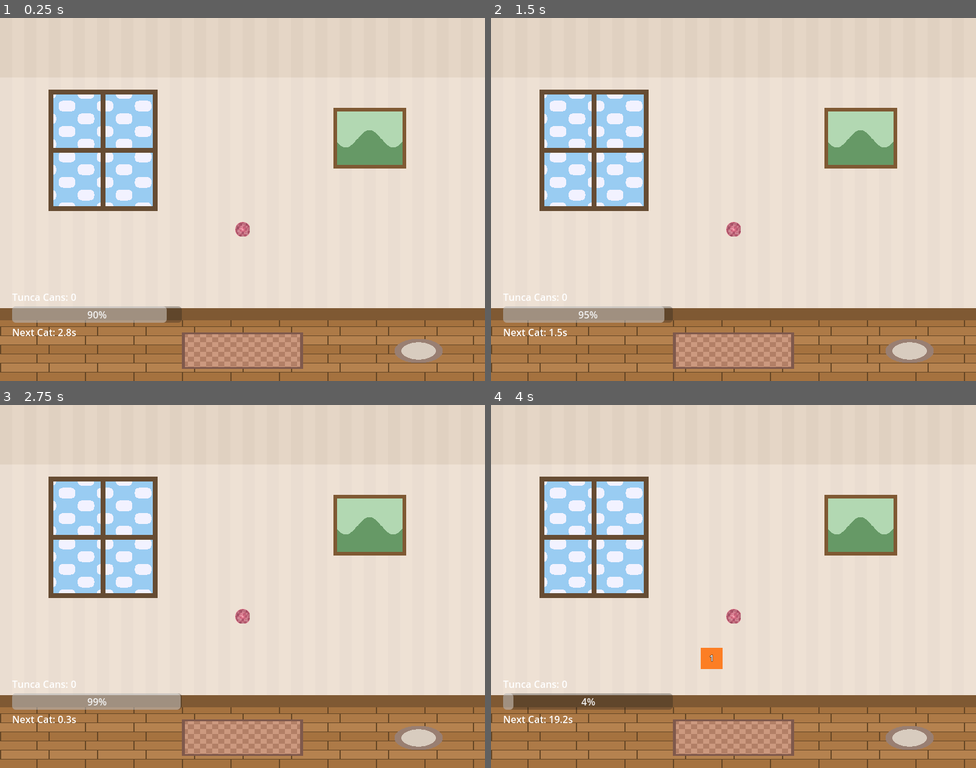
Above: before the commit, frames 1-4 (two rows, left to right).
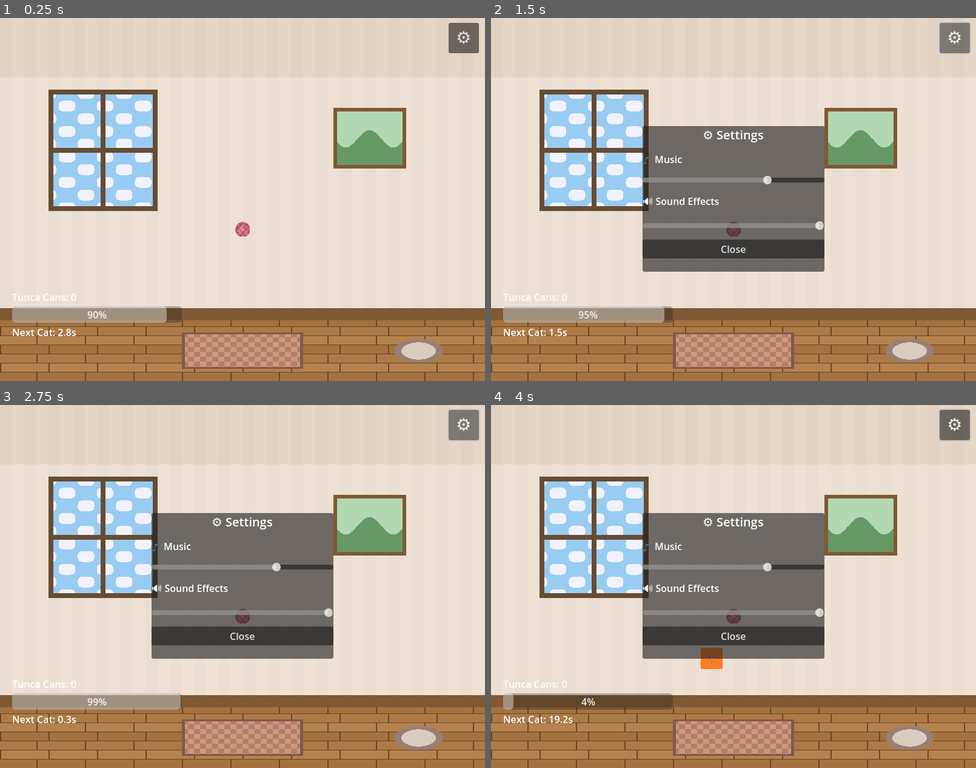
Above: after the commit, the same moments.

Repository: Calicorio/cat-fusion
Game: Godot game, scene res://main.tscn
The game is run twice, just before and just after one commit, with the same random seed, the same clock (stepped at 60 frames per second) and the same inputs.
Inputs (mouse positions are in pixels of both pictures, inside the frame that each line leads up to):
- Up to frame 1 (0.25 s): no input
- Up to frame 2 (1.5 s): click (956, 39) at 0.5 s, where only the run after the commit has a clickable "⚙"; click (956, 39) at 1.25 s, where only the run after the commit has a clickable "⚙"
- Up to frame 3 (2.75 s): click (465, 426) at 2 s, where only the run after the commit has a clickable "⚙"
- Up to frame 4 (4 s): tap Enter at 2.75 s; move the mouse to (840, 568) at 2.77 s; click (840, 568) at 2.92 s; drag from (636, 640) to (709, 659) at 3.52 s

The runs differ from the first frame. In frame 1, 0.5% of the frame differs, in the area x 92-99%, y 1-10%; in frame 2, 16%; in frame 3, 16%; in frame 4, 16%, in the area x 31-99%, y 1-70%.

Commit message:
settings icon and menu

Diff:
--- a/main.tscn
+++ b/main.tscn
@@ -52,6 +52,65 @@
 text = ""
 modulate = Color(1, 1, 0, 1)
 
+[node name="SettingsButton" type="Button" parent="UI/GameHUD"]
+layout_mode = 1
+anchors_preset = 1
+anchor_left = 1.0
+anchor_right = 1.0
+offset_left = -60.0
+offset_top = 10.0
+offset_right = -10.0
+offset_bottom = 60.0
+theme_override_font_sizes/font_size = 28
+text = "⚙"
+
+[node name="SettingsPanel" type="PanelContainer" parent="UI/GameHUD"]
+visible = false
+layout_mode = 1
+anchors_preset = 8
+anchor_left = 0.5
+anchor_top = 0.5
+anchor_right = 0.5
+anchor_bottom = 0.5
+offset_left = -150.0
+offset_top = -120.0
+offset_right = 150.0
+offset_bottom = 120.0
+
+[node name="VBox" type="VBoxContainer" parent="UI/GameHUD/SettingsPanel"]
+layout_mode = 2
+theme_override_constants/separation = 15
+
+[node name="Title" type="Label" parent="UI/GameHUD/SettingsPanel/VBox"]
+layout_mode = 2
+theme_override_font_sizes/font_size = 20
+text = "⚙ Settings"
+horizontal_alignment = 1
+
+[node name="MusicLabel" type="Label" parent="UI/GameHUD/SettingsPanel/VBox"]
+layout_mode = 2
+text = "🎵 Music"
+
+[node name="MusicSlider" type="HSlider" parent="UI/GameHUD/SettingsPanel/VBox"]
+layout_mode = 2
+min_value = 0.0
+max_value = 100.0
+value = 70.0
+
+[node name="SFXLabel" type="Label" parent="UI/GameHUD/SettingsPanel/VBox"]
+layout_mode = 2
+text = "🔊 Sound Effects"
+
+[node name="SFXSlider" type="HSlider" parent="UI/GameHUD/SettingsPanel/VBox"]
+layout_mode = 2
+min_value = 0.0
+max_value = 100.0
+value = 100.0
+
+[node name="CloseButton" type="Button" parent="UI/GameHUD/SettingsPanel/VBox"]
+layout_mode = 2
+text = "Close"
+
 [node name="SaveTimer" type="Timer" parent="."]
 wait_time = 30.0
 autostart = true
--- a/main_game.gd
+++ b/main_game.gd
@@ -10,6 +10,13 @@
 @onready var spawn_progress: ProgressBar = $UI/GameHUD/VBox/SpawnProgress
 @onready var spawn_timer_label: Label = $UI/GameHUD/VBox/SpawnTimerLabel
 @onready var info_label: Label = $UI/GameHUD/VBox/InfoLabel
+
+# Settings UI
+@onready var settings_button: Button = $UI/GameHUD/SettingsButton
+@onready var settings_panel: PanelContainer = $UI/GameHUD/SettingsPanel
+@onready var music_slider: HSlider = $UI/GameHUD/SettingsPanel/VBox/MusicSlider
+@onready var sfx_slider: HSlider = $UI/GameHUD/SettingsPanel/VBox/SFXSlider
+@onready var close_button: Button = $UI/GameHUD/SettingsPanel/VBox/CloseButton
 
 var room_bounds: Rect2 = Rect2(50, 100, 700, 400)
 var room_ball: Node2D = null
@@ -202,6 +209,16 @@
 	GameManager.currency_changed.connect(_on_currency_changed)
 	GameManager.spawn_timer_updated.connect(_on_spawn_timer_updated)
 	GameManager.fusion_completed.connect(_on_fusion_completed)
+
+	# Settings UI
+	settings_button.pressed.connect(_on_settings_button_pressed)
+	close_button.pressed.connect(_on_close_settings_pressed)
+	music_slider.value_changed.connect(_on_music_slider_changed)
+	sfx_slider.value_changed.connect(_on_sfx_slider_changed)
+
+	# Initialize sliders with current AudioManager values
+	music_slider.value = AudioManager.music_volume * 100
+	sfx_slider.value = AudioManager.sfx_volume * 100
 
 func start_first_spawn():
 	# Start the first spawn timer
@@ -317,3 +334,19 @@
 			return Color.HOT_PINK
 		_:
 			return Color.WHITE
+
+# --- Settings UI ---
+
+func _on_settings_button_pressed():
+	settings_panel.visible = true
+	AudioManager.play_ui_click()
+
+func _on_close_settings_pressed():
+	settings_panel.visible = false
+	AudioManager.play_ui_click()
+
+func _on_music_slider_changed(value: float):
+	AudioManager.music_volume = value / 100.0
+
+func _on_sfx_slider_changed(value: float):
+	AudioManager.sfx_volume = value / 100.0
